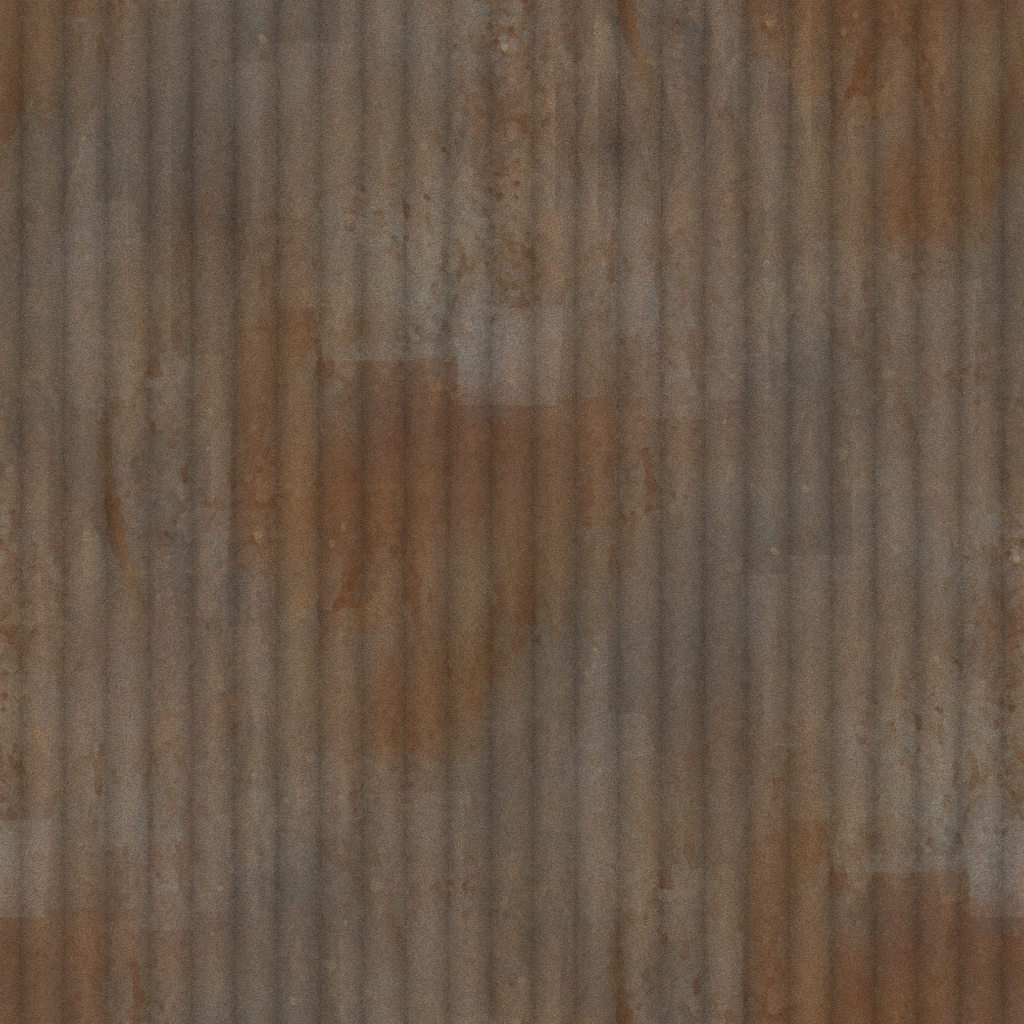
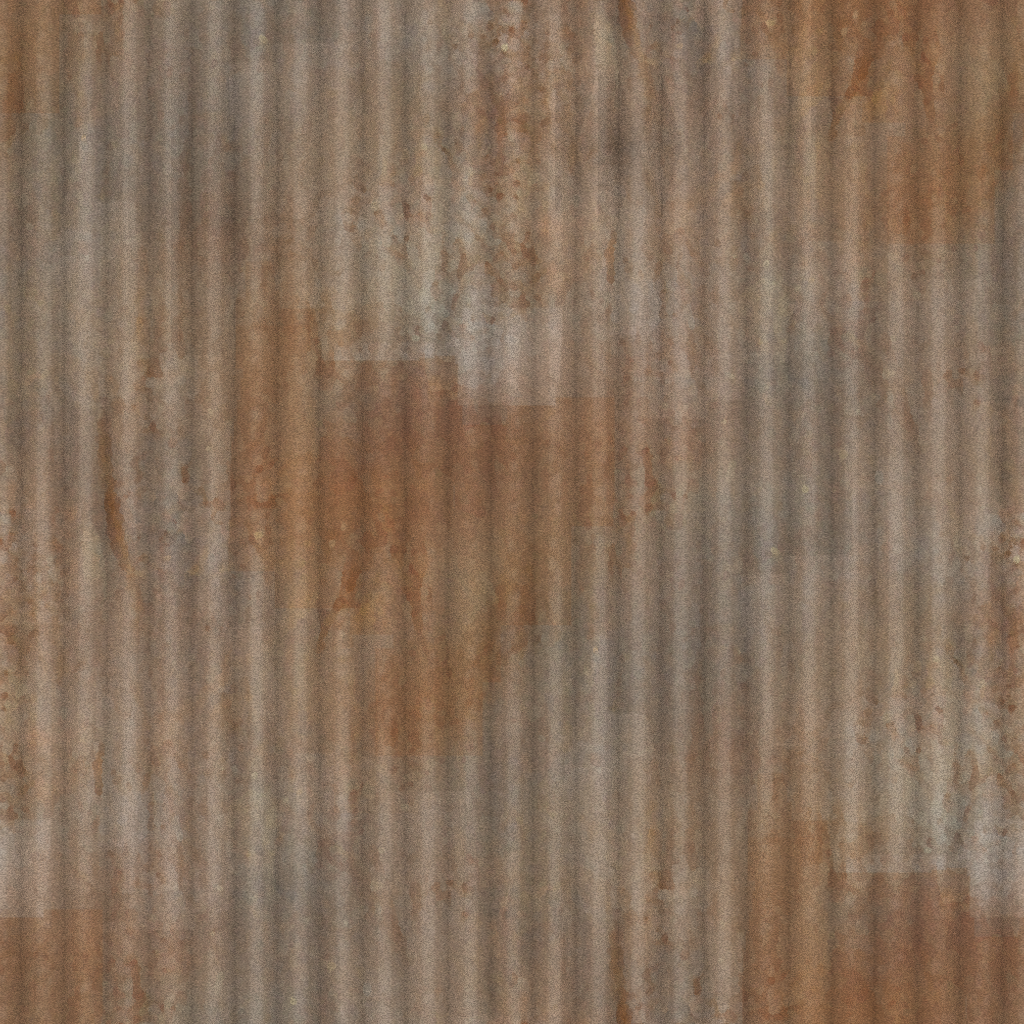
Revision of a layered 1024 x 1024 image; what changed, layer by layer:
painted on "stk_generic_corrugatedIronA.png" over [0, 0, 1024, 1024]
added layer "Layer #1" (soft light) above "Layer #2" over [0, 0, 1024, 1024]
